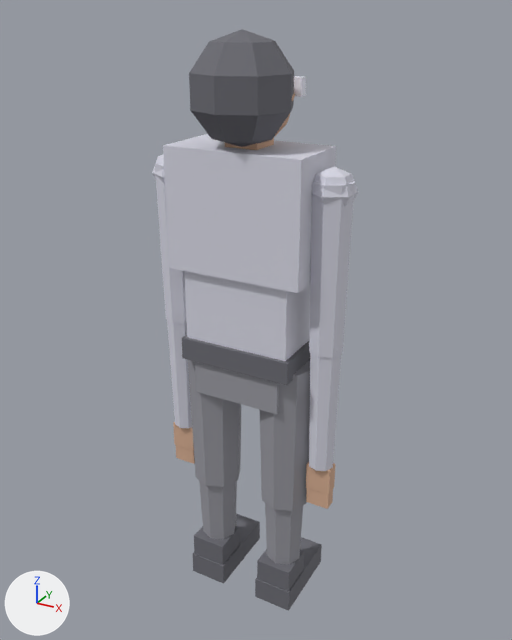
An edit to the glTF model assets/characters/lowpoly/gunner.glb, drawn before and after from the same camera.
Camera for both pictures: a 50 mm lens placed at (0.979, -1.743, 1.889), pointed at (0.004, 0.031, 1.002). The lights are fixed; the arrows at lower left show +X, +Y and +Z. The picture after the commit comes second. Where no turn or scale is listed for an object, it has been applied to the vertices.

The first picture shows 'Arm_l', 'Arm_r', 'Boot_l', 'Boot_r', 'Forearm_l', 'Forearm_r', 'Head', 'Hood', 'Pelvis', 'Shin_r', 'Thigh_l', 'Thigh_r', 'Torso' and 3 more.
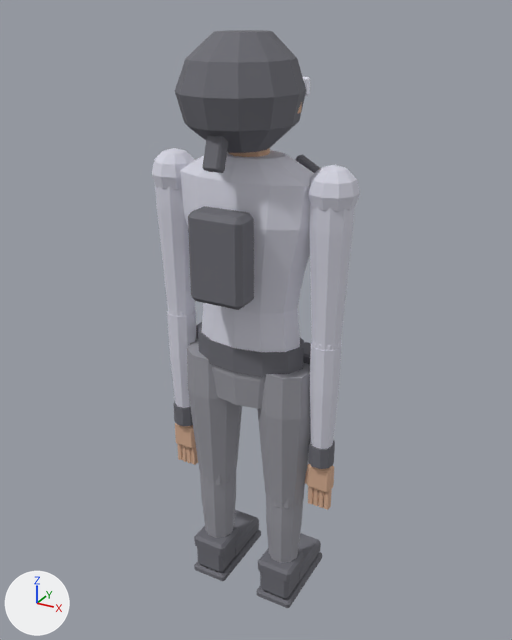
Boxes (x1, y1, x2, y2) around the edits, measured in the pictures (512 x 640 px; the box of a moved part takes in the faces that stretch with it):
'Torso', reshaped (22% narrower, 9% shorter)
    before: (163, 134, 336, 385)
    after: (180, 148, 314, 377)
'Hood', reshaped (15% wider, 21% taller)
    before: (189, 29, 306, 147)
    after: (175, 30, 310, 173)
'Gear', added
    after: (188, 155, 320, 310)
'Forearm_r', reshaped
    before: (309, 343, 344, 471)
    after: (308, 338, 342, 469)
'Forearm_l', reshaped
    before: (167, 320, 192, 428)
    after: (167, 308, 197, 426)
'Head', reshaped (mostly hidden)
    before: (262, 94, 295, 143)
    after: (298, 102, 302, 114)
part 1 of me_headmesh_001, moved or reshaped (not visible afterwards)
    before: (262, 94, 295, 143)
part 2 of me_hoodmesh, rebuilt (25% wider)
    before: (189, 29, 294, 147)
    after: (175, 30, 306, 153)
part 3 of me_hoodmesh, rebuilt
    before: (294, 76, 306, 97)
    after: (303, 77, 310, 96)
part 4 of me_hoodmesh, added
    after: (202, 135, 229, 173)
part 5 of me_forearm_lmesh_001, added
    after: (168, 308, 195, 317)
part 6 of me_forearm_lmesh_001, added
    after: (173, 401, 193, 426)
part 7 of me_forearm_lmesh_001, rebuilt
    before: (167, 320, 192, 428)
    after: (167, 310, 197, 408)
part 8 of me_forearm_rmesh_001, added
    after: (308, 439, 335, 469)
part 9 of me_forearm_rmesh_001, rebuilt (10% shorter)
    before: (309, 353, 341, 471)
    after: (310, 343, 342, 449)
part 10 of me_torsomesh_001, added
    after: (198, 324, 304, 377)
part 11 of me_torsomesh_001, added (mostly hidden)
    after: (229, 148, 270, 157)
part 12 of me_torsomesh_001, rebuilt
    before: (163, 134, 336, 293)
    after: (180, 150, 314, 352)
part 13 of me_torsomesh_001, deleted
    before: (184, 271, 310, 361)
part 14 of me_torsomesh_001, deleted
    before: (182, 335, 310, 385)
part 15 of me_torsomesh_001, deleted (mostly hidden)
    before: (225, 138, 274, 150)

What changed in the scene script:
```text
Change me_headmesh_001:
    remove me_headmesh_001.from_pydata(...)  # 58 vertices, 104 faces; spans x -0.13..0.13, y -0.13..0.13, z 0.0..0.26
    add me_headmesh_001.from_pydata(...)  # 288 vertices, 540 faces; spans x -0.15..0.15, y -0.145..0.178, z 0.0..0.268
    me_headmesh_001 part 1: 56 vertices removed from x -0.113..0.113, y -0.13..0.13, z 0.0..0.26; 94 vertices added at x -0.125..0.125, y -0.145..0.145, z 0.0..0.268
    other edits to the shape of me_headmesh_001 do not show in these pictures
Change me_hoodmesh:
    remove me_hoodmesh.from_pydata(...)  # 42 vertices, 76 faces; spans x -0.143..0.143, y -0.178..0.143, z 0.0..0.3
    add me_hoodmesh.from_pydata(...)  # 108 vertices, 204 faces; spans x -0.17..0.17, y -0.23..0.155, z -0.041..0.295
    me_hoodmesh part 2: the loose piece of 34 vertices spanning x -0.143..0.143, y -0.178..0.108, z 0.0..0.3 is rebuilt with 60 vertices and now spans x -0.17..0.17, y -0.23..0.14, z 0.0..0.295
    me_hoodmesh part 3: the loose piece of 8 vertices spanning x -0.1..0.1, y 0.113..0.143, z 0.125..0.175 is rebuilt with 24 vertices and now spans x -0.11..0.11, y 0.125..0.155, z 0.125..0.175
    me_hoodmesh part 4: a new loose piece of 24 vertices spanning x -0.025..0.025, y -0.209..-0.131, z -0.041..0.101, in mat_bd_dark (grey #6b6b73)
Change me_forearm_lmesh_001:
    remove me_forearm_lmesh_001.from_pydata(...)  # 36 vertices, 64 faces; spans x -0.05..0.05, y -0.052..0.052, z -0.42..0.052
    add me_forearm_lmesh_001.from_pydata(...)  # 102 vertices, 192 faces; spans x -0.046..0.046, y -0.044..0.044, z -0.41..0.046
    me_forearm_lmesh_001 part 5: a new loose piece, an icosphere of 80 faces spanning x -0.042..0.042, y -0.044..0.044, z -0.046..0.046, in mat_bd_cloth (white #d9d9e5)
    me_forearm_lmesh_001 part 6: a new loose piece, a 10-sided cylinder along z spanning x -0.042..0.042, y -0.04..0.04, z -0.41..-0.34, in mat_bd_dark (grey #6b6b73)
    me_forearm_lmesh_001 part 7: the loose piece of 16 vertices spanning x -0.05..0.05, y -0.05..0.05, z -0.42..0.02 is rebuilt with 40 vertices and now spans x -0.046..0.046, y -0.044..0.044, z -0.4..0.0
    other edits to the shape of me_forearm_lmesh_001 do not show in these pictures
    add me_forearm_lmesh_001.materials.append(mat_bd_dark)  # grey #6b6b73
Change me_forearm_rmesh_001:
    remove me_forearm_rmesh_001.from_pydata(...)  # 36 vertices, 64 faces; spans x -0.05..0.05, y -0.052..0.052, z -0.42..0.052
    add me_forearm_rmesh_001.from_pydata(...)  # 102 vertices, 192 faces; spans x -0.046..0.046, y -0.044..0.044, z -0.41..0.046
    me_forearm_rmesh_001 part 8: a new loose piece, a 10-sided cylinder along z spanning x -0.042..0.042, y -0.04..0.04, z -0.41..-0.34, in mat_bd_dark (grey #6b6b73)
    me_forearm_rmesh_001 part 9: the loose piece of 16 vertices spanning x -0.05..0.05, y -0.05..0.05, z -0.42..0.02 is rebuilt with 40 vertices and now spans x -0.046..0.046, y -0.044..0.044, z -0.4..0.0
    other edits to the shape of me_forearm_rmesh_001 do not show in these pictures
    add me_forearm_rmesh_001.materials.append(mat_bd_dark)  # grey #6b6b73
Change me_torsomesh_001:
    remove me_torsomesh_001.from_pydata(...)  # 32 vertices, 48 faces; spans x -0.213..0.213, y -0.112..0.112, z -0.035..0.67
    add me_torsomesh_001.from_pydata(...)  # 152 vertices, 288 faces; spans x -0.229..0.229, y -0.12..0.12, z -0.04..0.68
    me_torsomesh_001 part 10: a new loose piece, a 12-sided cylinder along z spanning x -0.183..0.183, y -0.104..0.104, z -0.04..0.04, in mat_bd_dark (grey #6b6b73)
    me_torsomesh_001 part 11: a new loose piece, a 10-sided cut cone along z (radius 0.06 at the low end, 0.05 at the high end) spanning x -0.06..0.06, y -0.057..0.057, z 0.58..0.68, in mat_bd_skin (beige #d6ad91)
    me_torsomesh_001 part 12: the loose piece of 8 vertices spanning x -0.213..0.213, y -0.112..0.112, z 0.26..0.62 is rebuilt with 84 vertices and now spans x -0.229..0.229, y -0.12..0.12, z -0.02..0.6
    me_torsomesh_001 part 13: the loose piece of 8 vertices spanning x -0.17..0.17, y -0.096..0.096, z 0.0..0.28 is deleted
    me_torsomesh_001 part 14: the loose piece of 8 vertices spanning x -0.183..0.183, y -0.108..0.108, z -0.035..0.035 is deleted
    me_torsomesh_001 part 15: 8 vertices removed from x -0.05..0.05, y -0.05..0.05, z 0.55..0.67
    other edits to the shape of me_torsomesh_001 do not show in these pictures
Add ob_gear:
    ob_gear = bpy.data.objects.new('Gear', me_gearmesh)  # 144 vertices, 264 faces; spans x -0.171..0.171, y -0.205..0.155, z 0.077..0.583; in mat_bd_dark (grey #6b6b73), mat_bd_glow (white #f2f2ff)
    ob_gear.location = (0.0, 0.0, 0.92)
```
